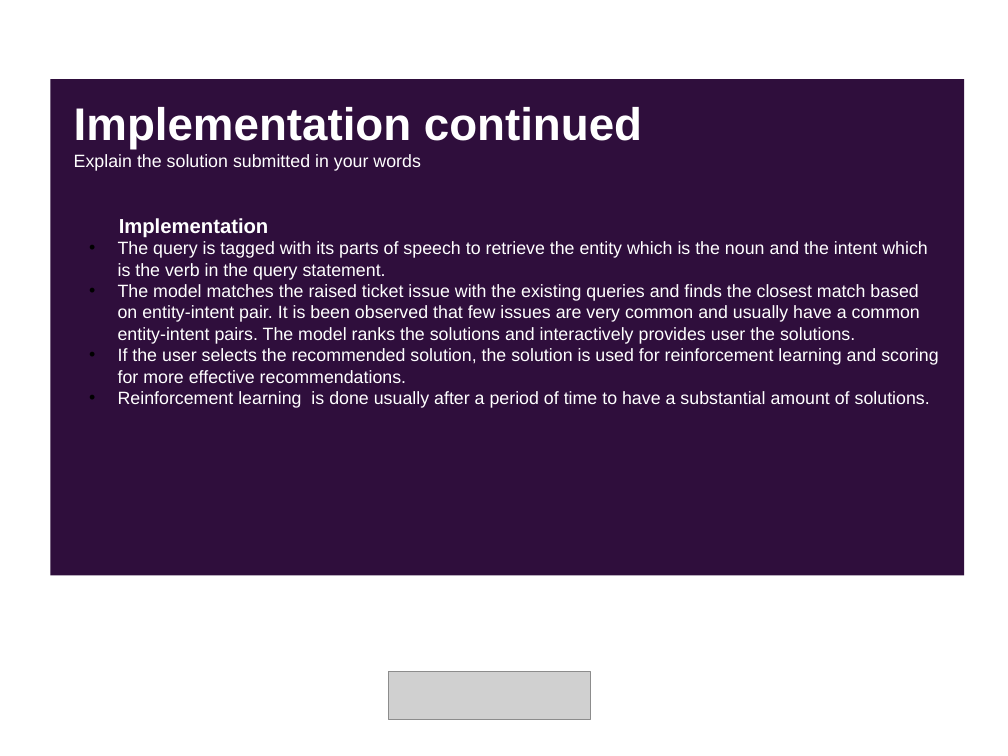
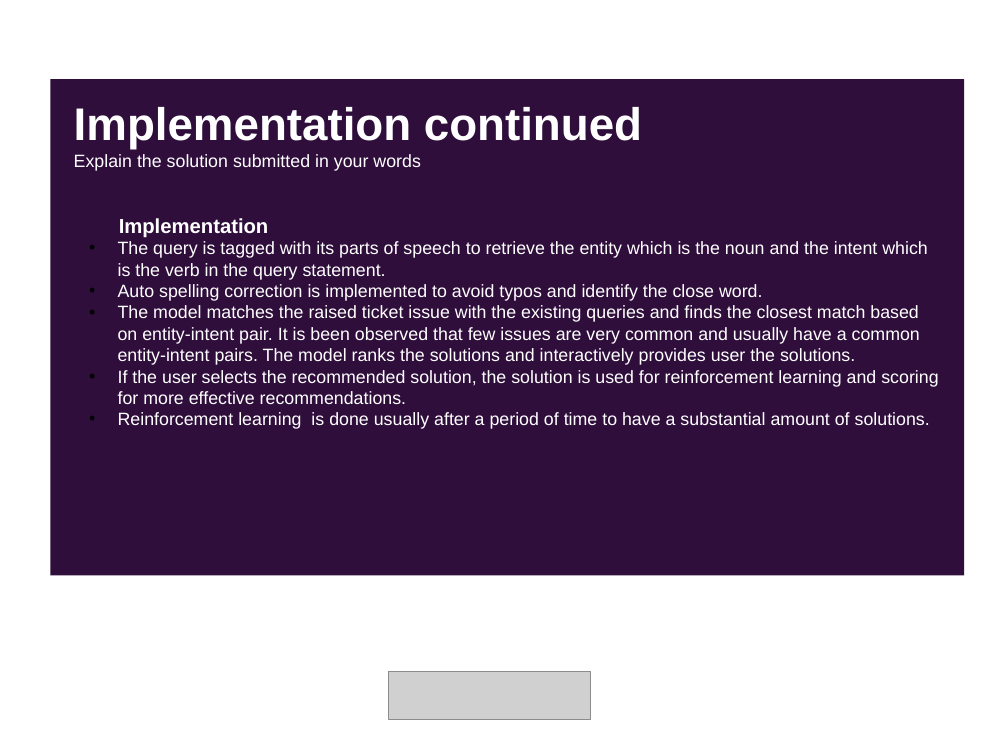
Before and after one commit to Snehashish30/NLP_chatbot, a slide deck: slide 5 of SolutionPresentation.pptx. Drawn at 1008x756 pixels with LibreOffice and Linux fonts; fonts in the diff are those of the drawing; grey boxes stand for pictures. Boxes give left, top, right and bottom in pixels: in the first picture for what was removed or moved away, otherwise in the second. Text is boxed around its words. In the diff, an @@ line names an element or a change of style, - is before the commit and + after.

```diff
--- a/SolutionPresentation.pptx
+++ b/SolutionPresentation.pptx
@@ text at (x1=118, y1=284, x2=762, y2=301): paragraph added @@
+• Auto spelling correction is implemented to avoid typos and identify the close word.
```
Also in this commit, not shown: 3 other slides changed, 13 other files.
